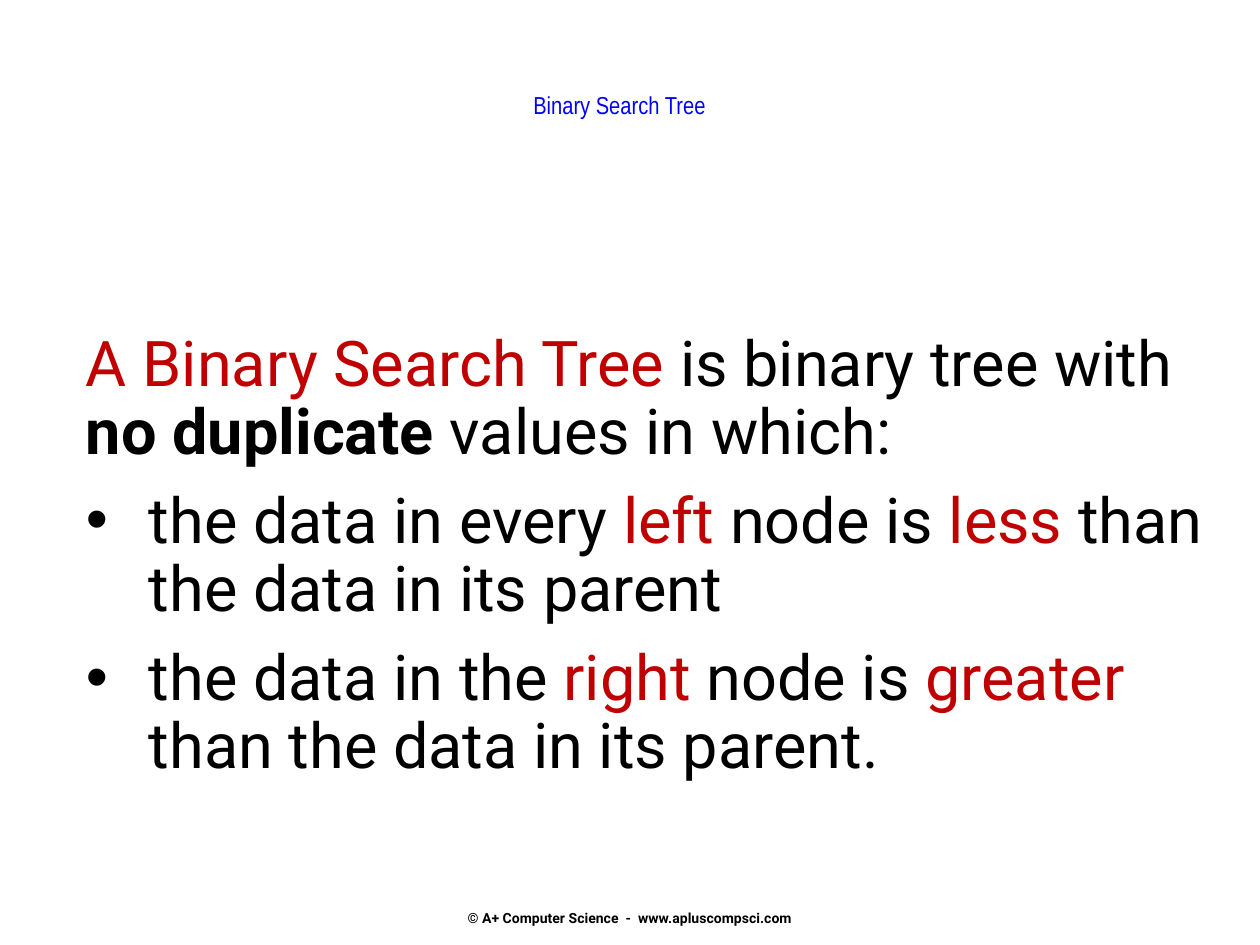
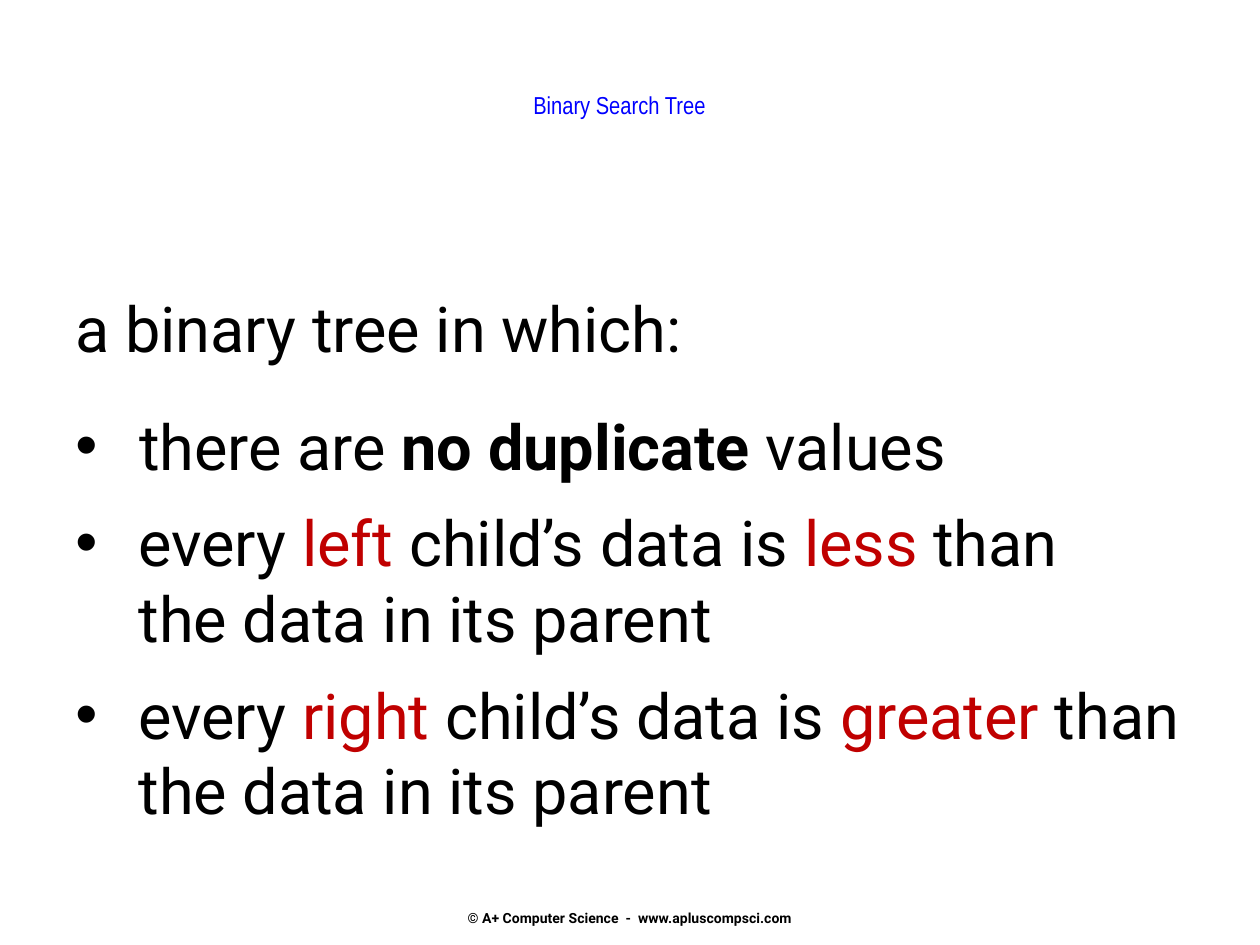
Before and after one commit to Cy-FairCS/cs3, a slide deck: slide 24 of u08a_bTrees/notes/_a - Classifying binary trees and Tree Traversal.pptx. Drawn at 1260x945 pixels with LibreOffice and Linux fonts; fonts in the diff are those of the drawing. Boxes give left, top, right and bottom in pixels: in the first picture for what was removed or moved away, otherwise in the second. Text is boxed around its words. In the diff, an @@ line names an element or a change of style, - is before the commit and + after.

Commit message:
Updated 1st bTree ppt

```diff
--- a/u08a_bTrees/notes/_a - Classifying binary trees and Tree Traversal.pptx
+++ b/u08a_bTrees/notes/_a - Classifying binary trees and Tree Traversal.pptx
@@ text at [75,304,1179,827]: text changed @@
-A Binary Search Tree is binary tree with no duplicate values in which:
-• the data in every left node is less than the data in its parent
-• the data in the right node is greater than the data in its parent.
+a binary tree in which:
+• there are no duplicate values
+• every left child’s data is less than
+  the data in its parent
+• every right child’s data is greater than the data in its parent
```
